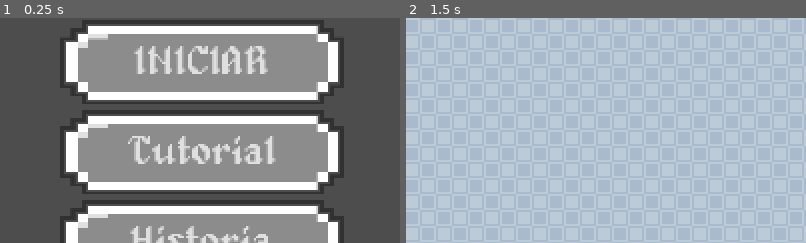
Above: before the commit, frames 1-2 (left to right).
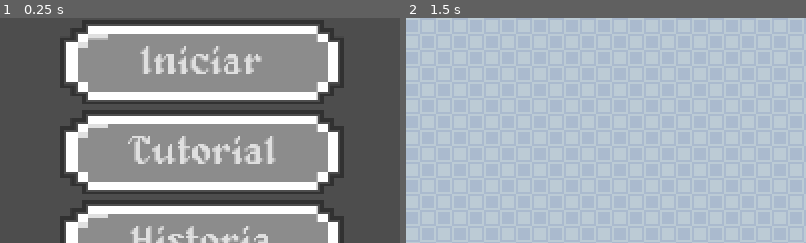
Above: after the commit, the same moments.

Repository: NataliaOspinal/juegoLGJ
Game: Godot game, scene res://scenes/ui/main_menu.tscn
The game is run twice, just before and just after one commit, with the same random seed, the same clock (stepped at 60 frames per second) and the same inputs. This scene is started directly instead of the project's main scene.
Inputs:
- Up to frame 1 (0.25 s): no input
- Up to frame 2 (1.5 s): click "INICIAR" (after the commit: "Iniciar") at 0.5 s; tap Enter (ui_accept) at 1.25 s; hold D (right) from 1.28 s (still down); hold Enter (ui_accept) from 1.28 s (still down)
The pictures show only the part of the screen within x 24-74%, y 0-50%; the shares and areas given below are measured in that part.

The runs differ from the first frame. In frame 1, 2.2% of the frame differs, in the area x 33-67%, y 12-25%; in frame 2, nothing differs.

Commit message:
Add intro scene with images, script, and transitions
Introduces a new intro scene with four slides, associated images, and a typewriter text effect. Includes a Godot scene file, GDScript logic for transitions and effects, and updates the main menu button text for consistency.

Diff:
--- /dev/null
+++ b/scenes/ui/intro.tscn
@@ -0,0 +1,71 @@
+[gd_scene load_steps=2 format=3 uid="uid://bf3thpx08ktp3"]
+
+[ext_resource type="Script" uid="uid://fi5xpw77vl6n" path="res://scripts/ui/intro.gd" id="1_i8df0"]
+
+[node name="Intro" type="Control"]
+layout_mode = 3
+anchors_preset = 15
+anchor_right = 1.0
+anchor_bottom = 1.0
+grow_horizontal = 2
+grow_vertical = 2
+script = ExtResource("1_i8df0")
+
+[node name="Background" type="ColorRect" parent="."]
+layout_mode = 1
+anchors_preset = 15
+anchor_right = 1.0
+anchor_bottom = 1.0
+grow_horizontal = 2
+grow_vertical = 2
+color = Color(0, 0, 0, 1)
+
+[node name="Image" type="TextureRect" parent="."]
+layout_mode = 1
+anchors_preset = 15
+anchor_right = 1.0
+anchor_bottom = 1.0
+grow_horizontal = 2
+grow_vertical = 2
+stretch_mode = 6
+
+[node name="Fade" type="ColorRect" parent="."]
+layout_mode = 1
+anchors_preset = 15
+anchor_right = 1.0
+anchor_bottom = 1.0
+grow_horizontal = 2
+grow_vertical = 2
+color = Color(0, 0, 0, 1)
+
+[node name="Glitch" type="ColorRect" parent="."]
+layout_mode = 1
+anchors_preset = 15
+anchor_right = 1.0
+anchor_bottom = 1.0
+grow_horizontal = 2
+grow_vertical = 2
+color = Color(0.36308706, 0.7993371, 0.77237034, 0.003921569)
+
+[node name="TextBox" type="Panel" parent="."]
+layout_mode = 1
+anchors_preset = 7
+anchor_left = 0.5
+anchor_top = 1.0
+anchor_right = 0.5
+anchor_bottom = 1.0
+offset_left = -672.0
+offset_top = -178.0
+offset_right = 648.0
+offset_bottom = -62.0
+grow_horizontal = 2
+grow_vertical = 0
+
+[node name="RichTextLabel" type="RichTextLabel" parent="TextBox"]
+layout_mode = 1
+anchors_preset = 15
+anchor_right = 1.0
+anchor_bottom = 1.0
+grow_horizontal = 2
+grow_vertical = 2
+bbcode_enabled = true
--- a/scenes/ui/main_menu.tscn
+++ b/scenes/ui/main_menu.tscn
@@ -86,7 +86,7 @@
 theme_override_styles/normal = SubResource("StyleBoxTexture_1g8jr")
 theme_override_styles/pressed = SubResource("StyleBoxTexture_m1kxf")
 theme_override_styles/hover = SubResource("StyleBoxTexture_x2yvf")
-text = "INICIAR"
+text = "Iniciar"
 
 [node name="Tutorial" type="Button" parent="VBoxContainer"]
 layout_mode = 2
--- /dev/null
+++ b/scripts/ui/intro.gd
@@ -0,0 +1,197 @@
+extends Control
+
+@export var next_scene_path := "res://scenes/gameplay/game.tscn"
+@export var return_to_menu := false
+
+@export_range(0.1, 5.0, 0.05) var fade_time := 0.6
+@export_range(0.5, 15.0, 0.1) var post_slide_pause := 0.4
+
+# Máquina de escribir
+@export_range(0.005, 0.1, 0.005) var type_speed := 0.03
+@export_range(0.1, 3.0, 0.1) var type_line_pause := 0.8
+
+@onready var image: TextureRect = $Image
+@onready var text: RichTextLabel = $TextBox/RichTextLabel
+@onready var fade: ColorRect = $Fade
+@onready var glitch: ColorRect = $Glitch
+
+var index := 0
+var playing := false
+var skip_requested := false
+
+var slides := [
+	{
+		"img": preload("res://assets/ui/intro/01.png"),
+		"text": "Esta es Nuri.\nAprendió a vivir como se esperaba de ella: sonreía, trabajaba, cumplía.\nEntre tú y yo… no se permitía sentir demasiado.",
+		"zoom_from": 1.03,
+		"zoom_to": 1.10,
+		"hold": 5.0
+	},
+	{
+		"img": preload("res://assets/ui/intro/02.png"),
+		"text": "Cuando algo iba mal, Nuri se culpaba.\nSi alguien fallaba, ella lo compensaba.\nNunca pedía ayuda.",
+		"zoom_from": 1.02,
+		"zoom_to": 1.10,
+		"hold": 5.0
+	},
+	{
+		"img": preload("res://assets/ui/intro/03.png"),
+		"text": "Para no volver a sufrir, Nuri dejó de acercarse a lo que amaba.\nCreyó que así estaría a salvo.",
+		"zoom_from": 1.02,
+		"zoom_to": 1.08,
+		"hold": 5.0
+	},
+	{
+		"img": preload("res://assets/ui/intro/04.png"),
+		"text": "Cierta noche, Nuri se acostó como de costumbre…\npero nunca más volvió a despertar.",
+		"zoom_from": 1.01,
+		"zoom_to": 1.06,
+		"hold": 5.5
+	}
+]
+
+var final_lines := [
+	"Esto es Stillmind.",
+	"Stillmind existe para las almas que murieron cargando máscaras.",
+	"Bienvenida, Nuri."
+]
+
+func _ready() -> void:
+	fade.modulate.a = 1.0
+	image.modulate.a = 0.0
+	text.modulate.a = 0.0
+
+	if glitch:
+		glitch.modulate.a = 0.0
+
+	_play_slide(0)
+
+func _unhandled_input(event: InputEvent) -> void:
+	if event.is_action_pressed("ui_cancel"):
+		skip_requested = true
+		_finish()
+	elif event.is_action_pressed("ui_accept"):
+		# Enter/Space: avanza si no está en medio de un tween/typewriter
+		if not playing:
+			_next()
+
+func _play_slide(i: int) -> void:
+	if playing:
+		return
+
+	playing = true
+	index = i
+	var s = slides[index]
+
+	image.texture = s.img
+	text.text = s.text
+
+	image.scale = Vector2.ONE * s.zoom_from
+	image.position = Vector2.ZERO
+
+	image.modulate.a = 0.0
+	text.modulate.a = 0.0
+
+	var t := create_tween()
+	t.set_pause_mode(Tween.TWEEN_PAUSE_PROCESS)
+
+	# Fade in
+	t.tween_property(fade, "modulate:a", 0.0, fade_time)
+	t.parallel().tween_property(image, "modulate:a", 1.0, fade_time)
+	t.parallel().tween_property(text, "modulate:a", 1.0, fade_time)
+
+	# Zoom lento
+	t.tween_property(
+		image,
+		"scale",
+		Vector2.ONE * s.zoom_to,
+		float(s.hold)
+	).set_trans(Tween.TRANS_SINE).set_ease(Tween.EASE_IN_OUT)
+
+	# Pequeña pausa de lectura
+	t.tween_interval(post_slide_pause)
+
+	# Fade out (menos agresivo: dejamos imagen, y fundimos a negro al final del último slide)
+	if index < slides.size() - 1:
+		t.tween_property(image, "modulate:a", 0.0, fade_time)
+		t.parallel().tween_property(text, "modulate:a", 0.0, fade_time)
+		t.parallel().tween_property(fade, "modulate:a", 1.0, fade_time)
+
+	t.finished.connect(func():
+		playing = false
+		_next()
+	)
+
+func _next() -> void:
+	if skip_requested:
+		return
+
+	if index + 1 >= slides.size():
+		_play_final_sequence()
+	else:
+		_play_slide(index + 1)
+
+func _play_final_sequence() -> void:
+	if playing:
+		return
+	playing = true
+
+	# Asegura negro total
+	var t := create_tween()
+	t.set_pause_mode(Tween.TWEEN_PAUSE_PROCESS)
+	t.tween_property(fade, "modulate:a", 1.0, fade_time)
+	t.parallel().tween_property(text, "modulate:a", 0.0, fade_time)
+	t.parallel().tween_property(image, "modulate:a", 0.0, fade_time)
+	t.finished.connect(func():
+		playing = false
+		await _glitch_to_black()
+		await _typewriter_lines(final_lines)
+		_finish()
+	)
+
+func _glitch_to_black() -> void:
+	if not glitch:
+		await get_tree().create_timer(0.3).timeout
+		return
+
+	# Forzamos un color visible (si lo dejaste negro o con alpha 0 en editor, lo arregla)
+	glitch.color = Color(1, 1, 1, 1)  # blanco
+	glitch.visible = true
+
+	for i in range(8):
+		glitch.color.a = 0.85
+		await get_tree().create_timer(0.03).timeout
+		glitch.color.a = 0.0
+		await get_tree().create_timer(0.05).timeout
+
+	# Al final, apagado
+	glitch.color.a = 0.0
+
+
+func _typewriter_lines(lines: Array) -> void:
+	playing = true
+	text.bbcode_enabled = false
+	text.text = ""
+	text.modulate.a = 1.0
+
+	for line in lines:
+		if skip_requested:
+			break
+		await _type_line(line)
+		await get_tree().create_timer(type_line_pause).timeout
+
+	playing = false
+
+func _type_line(line: String) -> void:
+	text.text += "\n" if text.text.length() > 0 else ""
+	for c in line:
+		if skip_requested:
+			return
+		text.text += c
+		await get_tree().create_timer(type_speed).timeout
+
+func _finish() -> void:
+	if return_to_menu:
+		get_tree().change_scene_to_file("res://scenes/ui/main_menu.tscn")
+	else:
+		get_tree().change_scene_to_file("res://scenes/ui/main_menu.tscn")
Binary file added: assets/ui/intro/01.png
Not shown, added: assets/ui/intro/01.png.import
Binary file added: assets/ui/intro/02.png
Not shown, added: assets/ui/intro/02.png.import
Binary file added: assets/ui/intro/03.png
Not shown, added: assets/ui/intro/03.png.import
Binary file added: assets/ui/intro/04.png
Not shown, added: assets/ui/intro/04.png.import
Not shown, added: scripts/ui/intro.gd.uid
